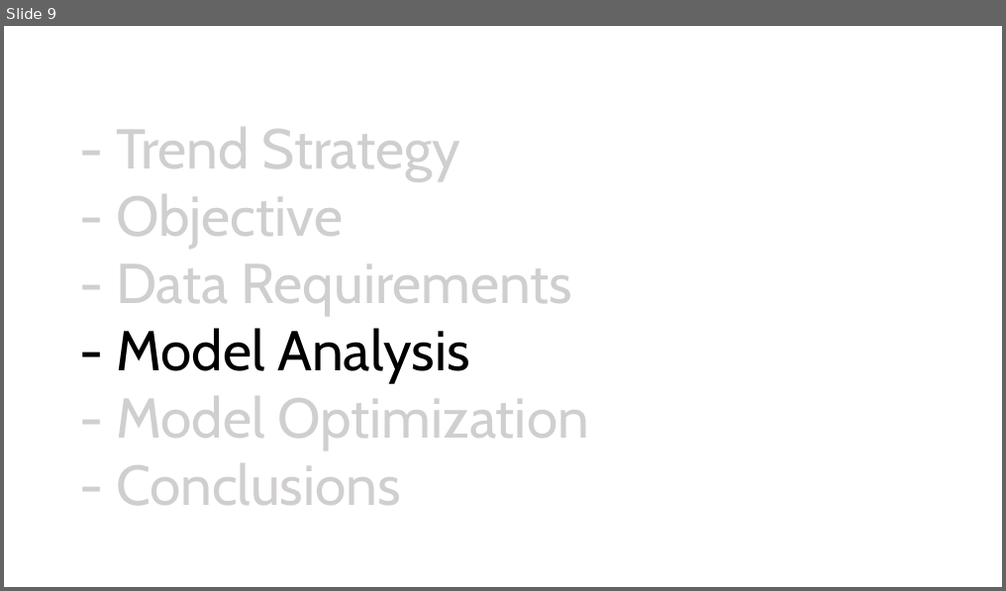
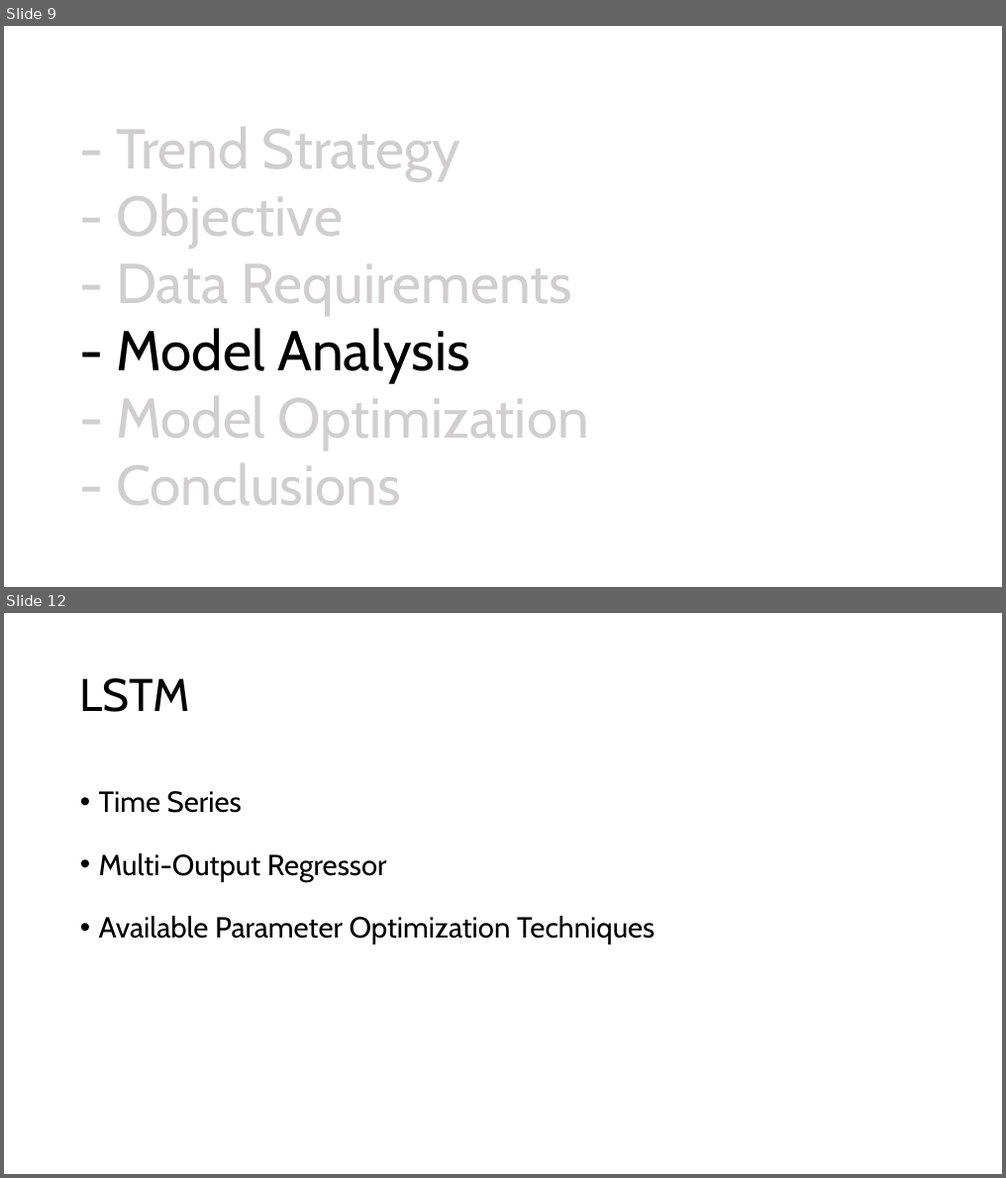
Before and after one commit to christian-ruiz/comp-642, a slide deck: final_project/Analysis of Common Trend Strategies Using ML - Christian Ruiz.pptx. Shown one above the other, each under a label of ours: slide 9 before the commit, slides 9 and 12 after it; the slides between them are not shown. The pictures are 1006x591 and 1006x1178 pixels, drawn with LibreOffice and Linux fonts; fonts in the diff are those of the drawing. Boxes give left, top, right and bottom in pixels: in the first picture for what was removed or moved away, otherwise in the second. Text is boxed around its words. In the diff, an @@ line names an element or a change of style, - is before the commit and + after.

```diff
--- a/final_project/Analysis of Common Trend Strategies Using ML - Christian Ruiz.pptx
+++ b/final_project/Analysis of Common Trend Strategies Using ML - Christian Ruiz.pptx
@@ slide 12 added at (4,613,1002,1174), background #FFFFFF @@
@@ title added at (80,678,190,712), 44 pt, text #000000 @@
+LSTM
@@ text added at (99,791,654,945), 28 pt, text #000000 @@
+• Time Series
+• Multi-Output Regressor
+• Available Parameter Optimization Techniques
```
Also in this commit, not shown: 2 slides changed, 5 other slides added, 2 other files.
